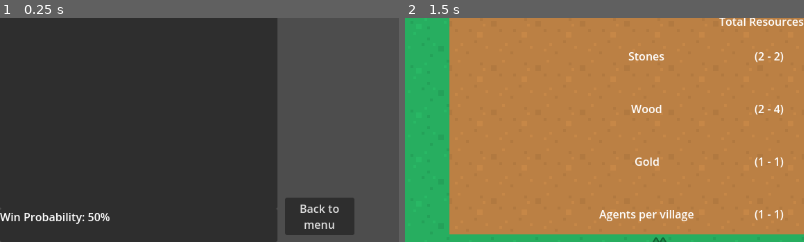
Above: before the commit, frames 1-2 (left to right).
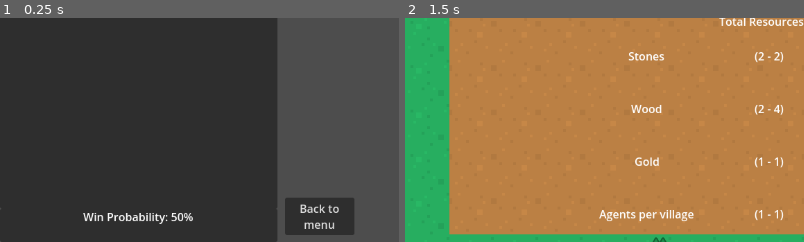
Above: after the commit, the same moments.

Repository: ApostolisSiampanis/intelligent-agents
Game: Godot game, scene res://scenes/map_generator.tscn
Same seed, same stepped clock (60 frames per second), same inputs: the game is played once before the commit and once after it. This scene is started directly instead of the project's main scene.
Inputs (mouse positions are % of the whole screen's width and height, from its top left):
- Up to frame 1 (0.25 s): no input
- Up to frame 2 (1.5 s): tap Enter at 0.5 s; move the mouse to (72, 45) at 0.52 s; hold S (camera_move_down) 0.53-1.25 s; click "Back to menu" at 1.25 s
The pictures show only the part of the screen within x 0-50%, y 50-100%; the shares and areas given below are measured in that part.

The runs differ from the first frame. In frame 1, 1.1% of the frame differs, in the area x 0-49%, y 87-92%; in frame 2, nothing differs.
Error in both runs: Out of bounds get index '-1' (on base: 'Array') (res://scripts/map_generator.gd:134)

Commit message:
fix winning probability text alignment

Diff:
--- a/scenes/map_generator.tscn
+++ b/scenes/map_generator.tscn
@@ -161,7 +161,8 @@
 unique_name_in_owner = true
 layout_mode = 2
 text = "Win Probability: --%"
-horizontal_alignment = 0
+horizontal_alignment = 1
+size_flags_horizontal = 3
 
 [node name="ScrollContainer" type="ScrollContainer" parent="UILayer/VBoxContainerVillage1AgentsList/PanelAgentsStatus"]
 custom_minimum_size = Vector2(400, 0)
